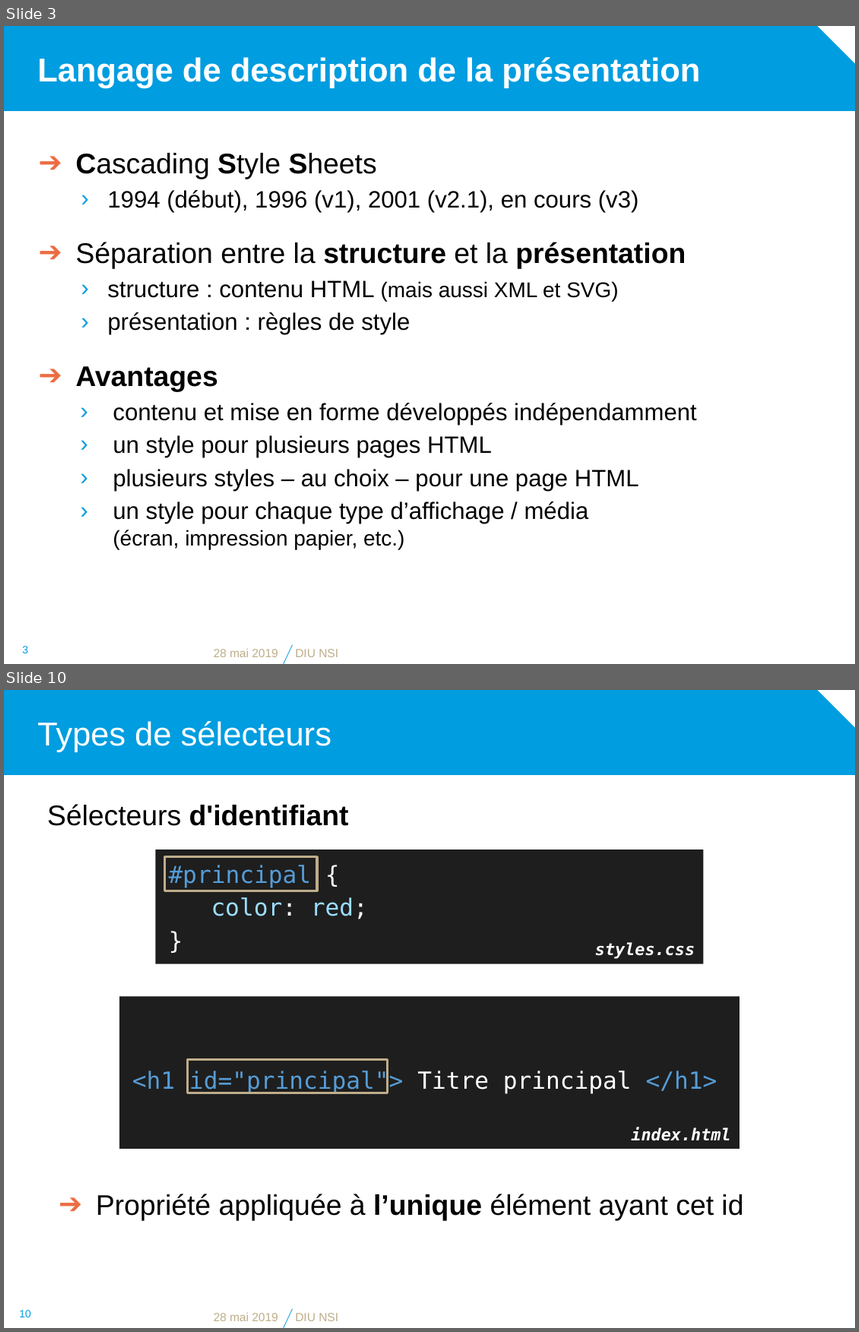
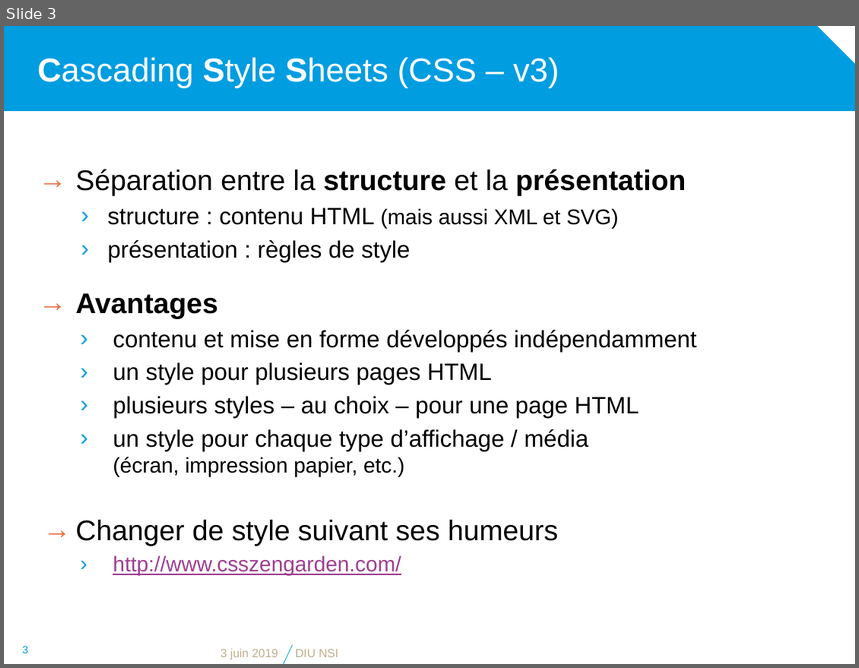
Before and after one commit to diu-uf-bordeaux/bloc1, a slide deck: web/3-CSS/css.pptx. Shown one above the other, each under a label of ours: slides 3 and 10 before the commit, slide 3 after it; the slides between them are not shown. The pictures are 859x1332 and 859x668 pixels, drawn with LibreOffice and Linux fonts; fonts in the diff are those of the drawing; background and template pictures are left out. Boxes give left, top, right and bottom in pixels: in the first picture for what was removed or moved away, otherwise in the second. Text is boxed around its words. In the diff, an @@ line names an element or a change of style, - is before the commit and + after.

```diff
--- a/web/3-CSS/css.pptx
+++ b/web/3-CSS/css.pptx
@@ slide 10 removed at [4, 690, 855, 1328], background #FFFFFF; not listed: 2 template elements that a slide beside it also shows @@
@@ title removed at [37, 721, 332, 752] @@
-Types de sélecteurs
@@ text removed at [47, 804, 349, 826] @@
-Sélecteurs d'identifiant
@@ text removed at [155, 850, 704, 965] @@
-#principal {
-color: red;
-}
@@ rectangle removed at [165, 857, 317, 891] @@
@@ text removed at [595, 942, 695, 959] @@
-styles.css
@@ rectangle removed at [120, 996, 740, 1149] @@
-<h1 id="principal"> Titre principal </h1>
@@ rectangle removed at [188, 1059, 387, 1094] @@
@@ text removed at [631, 1127, 731, 1141] @@
-index.html
@@ text removed at [96, 1194, 743, 1220] @@
-➔ Propriété appliquée à l’unique élément ayant cet id
@@ page number removed at [19, 1310, 31, 1318] @@
-10
@@ text removed at [214, 1313, 278, 1322] @@
-28 mai 2019
@@ text removed at [295, 1313, 338, 1322] @@
-DIU NSI
@@ slide 3 changed as well @@
@@ title at [37, 57, 559, 88]: text changed; bold off @@
-Langage de description de la présentation
+Cascading Style Sheets (CSS – v3)
@@ text at [75, 153, 639, 212]: paragraphs removed @@
-➔ Cascading Style Sheets
-  › 1994 (début), 1996 (v1), 2001 (v2.1), en cours (v3)
@@ text at [75, 169, 686, 319]: bullet ➔ to → @@
@@ text at [75, 520, 558, 576]: paragraphs added @@
+→ Changer de style suivant ses humeurs
+  › http://www.csszengarden.com/
@@ text at [221, 649, 278, 660]: text changed @@
-28 mai 2019
+3 juin 2019
```
Also in this commit, not shown: 8 other slides changed, 11 slides added, 4 other slides removed, 1 other file.
